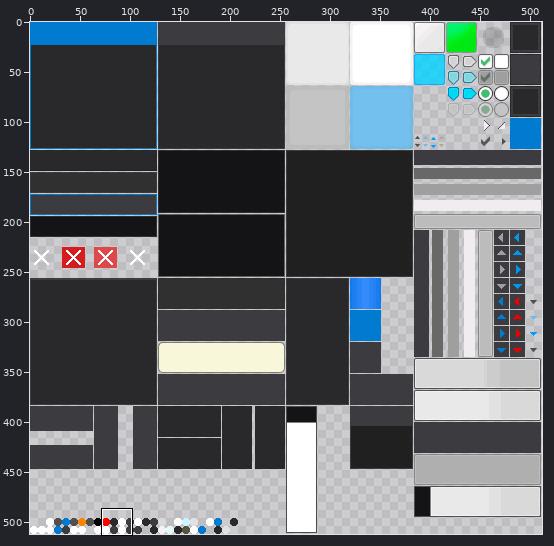
Sprite sheet, stored at src/ui/Resources/GUI/VoxelSkin.png. The picture above shows the old version from afar; the outline marks the close-up.
Close-up. First the earlier version:
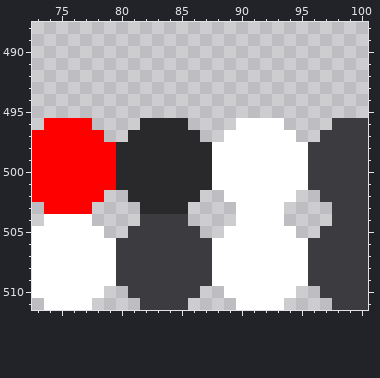
The file is 512x512 pixels. Pixels under 10% opacity are left out. Colours within 5 levels of each other are drawn and written as one. Shown: x 73..100, y 488..511.
After the commit:
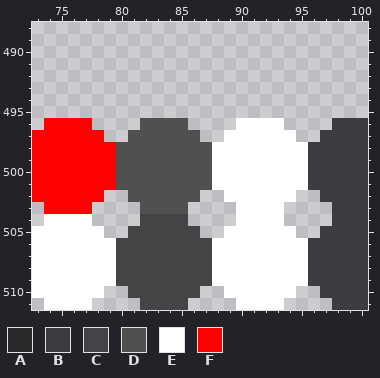
Palette (. is transparent): A #29292c  B #3c3c40  C #444446  D #505050  E #ffffff  F #ff0000
From the commit log: Brighten the tree hover color to increase readability
Change:
{"y":496,"x":82,"old":"AAAA","new":"DDDD"}
{"y":497,"x":81,"old":"AAAAAA","new":"DDDDDD"}
{"y":498,"x":80,"old":"AAAAAAAA","new":"DDDDDDDD"}
{"y":499,"x":80,"old":"AAAAAAAA","new":"DDDDDDDD"}
{"y":500,"x":80,"old":"AAAAAAAA","new":"DDDDDDDD"}
{"y":501,"x":80,"old":"AAAAAAAA","new":"DDDDDDDD"}
{"y":502,"x":81,"old":"AAAAAA","new":"DDDDDD"}
{"y":503,"x":82,"old":"AAAA","new":"DDDD"}
{"y":504,"x":82,"old":"BBBB","new":"CCCC"}
{"y":505,"x":81,"old":"BBBBBB","new":"CCCCCC"}
{"y":506,"x":80,"old":"BBBBBBBB","new":"CCCCCCCC"}
{"y":507,"x":80,"old":"BBBBBBBB","new":"CCCCCCCC"}
{"y":508,"x":80,"old":"BBBBBBBB","new":"CCCCCCCC"}
{"y":509,"x":80,"old":"BBBBBBBB","new":"CCCCCCCC"}
{"y":510,"x":81,"old":"BBBBBB","new":"CCCCCC"}
{"y":511,"x":82,"old":"BBBB","new":"CCCC"}
{"label":"changed","picture_box":[116,118,212,310]}
